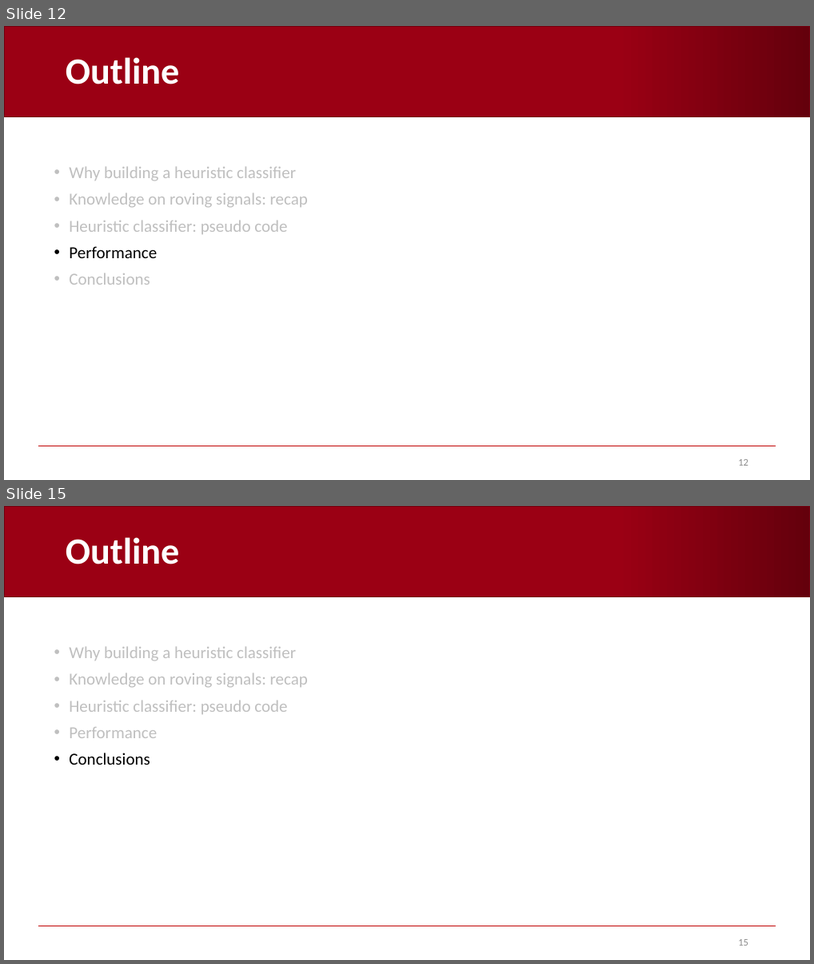
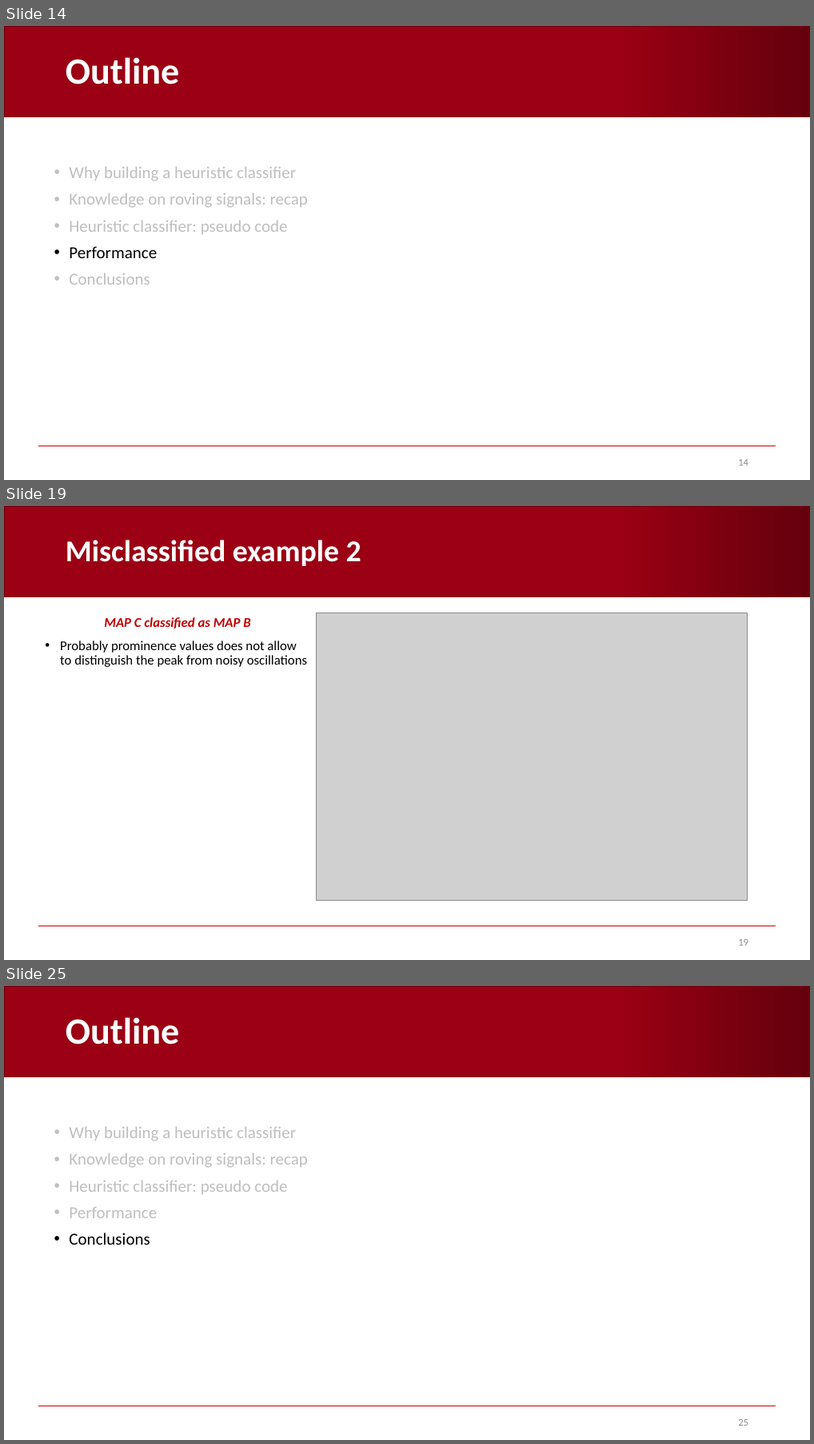
Before and after one commit to AndreaCorrado00/Tesi_magistrale_Corrado_Andrea, a slide deck: Documentation/5. Heuristic classifier.pptx. Shown one above the other, each under a label of ours: slides 12 and 15 before the commit, slides 14, 19 and 25 after it; the slides between them are not shown. The pictures are 814x964 and 814x1444 pixels, drawn with LibreOffice and Linux fonts; fonts in the diff are those of the drawing; grey boxes stand for pictures; background and template pictures are left out. Boxes give left, top, right and bottom in pixels: in the first picture for what was removed or moved away, otherwise in the second. Text is boxed around its words. In the diff, an @@ line names an element or a change of style, - is before the commit and + after.

```diff
--- a/Documentation/5. Heuristic classifier.pptx
+++ b/Documentation/5. Heuristic classifier.pptx
@@ slide 19 added at (4, 506, 810, 960), background #FFFFFF; not listed: 2 template elements that a slide beside it also shows @@
@@ title added at (66, 540, 362, 566), 36 pt, text #FFFFFF, bold @@
+Misclassified example 2
@@ text added at (60, 617, 307, 667), 16 pt, text #000000 @@
+MAP C classified as MAP B
+• Probably prominence values does not allow to distinguish the peak from noisy oscillations
@@ picture added at (317, 613, 747, 900) @@
@@ page number added at (738, 939, 749, 945), 12 pt, text #8C8C8C @@
+19
@@ what was slide 12 is now slide 14 @@
@@ page number at (738, 459, 749, 465): text changed @@
-12
+14
@@ what was slide 15 is now slide 25 @@
@@ page number at (738, 1419, 749, 1425): text changed @@
-15
+25
```
Also in this commit, not shown: 7 slides changed, 9 other slides added, 15 other files.
